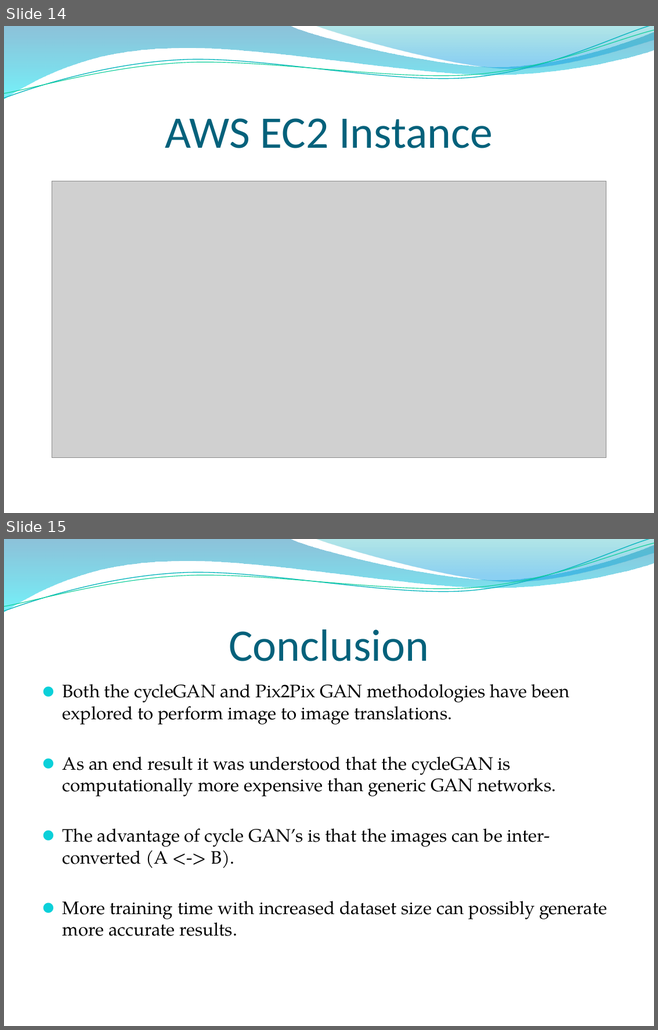
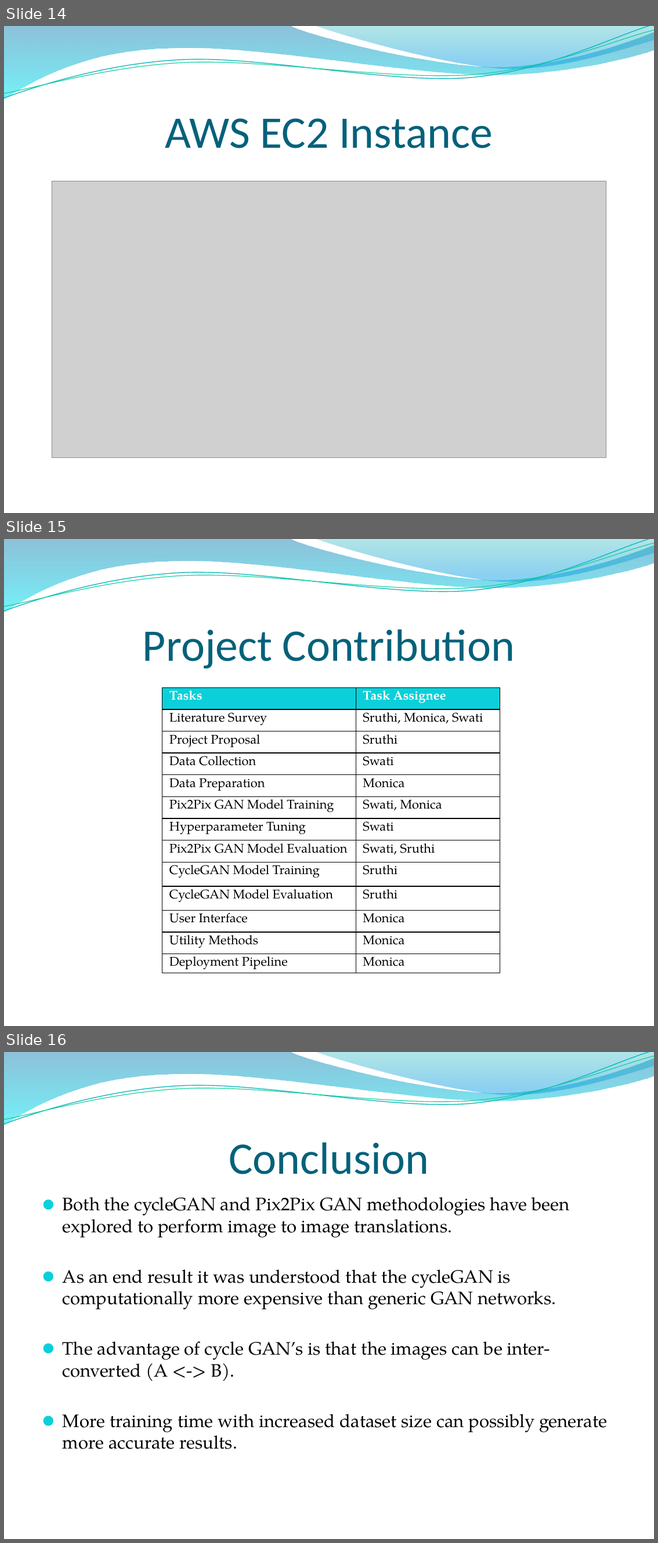
Before and after one commit to monicasjsu/Emerging-Software-Technologies-Project, a slide deck: Image to Image translation using Generative Adversarial Networks.pptx. Shown one above the other, each under a label of ours: slides 14 and 15 before the commit, slides 14, 15 and 16 after it. The pictures are 658x1030 and 658x1543 pixels, drawn with LibreOffice and Linux fonts; fonts in the diff are those of the drawing; grey boxes stand for pictures; background and template pictures are left out. Boxes give left, top, right and bottom in pixels: in the first picture for what was removed or moved away, otherwise in the second. Text is boxed around its words. In the diff, an @@ line names an element or a change of style, - is before the commit and + after.

Commit message:
Project PowerPoint Presentation

```diff
--- a/Image to Image translation using Generative Adversarial Networks.pptx
+++ b/Image to Image translation using Generative Adversarial Networks.pptx
@@ slide 15 added at [4, 539, 654, 1026], background picture (left out); not listed: 4 template elements that a slide beside it also shows @@
@@ title added at [143, 629, 514, 669], 50 pt, text #04617B @@
+Project Contribution
@@ table added at [162, 687, 500, 976], 13 rows, 2 columns @@
+Tasks | Task Assignee
+Literature Survey | Sruthi, Monica, Swati
+Project Proposal | Sruthi
+Data Collection | Swati
+Data Preparation | Monica
+Pix2Pix GAN Model Training | Swati, Monica
+Hyperparameter Tuning | Swati
+Pix2Pix GAN Model Evaluation | Swati, Sruthi
+CycleGAN Model Training | Sruthi
+CycleGAN Model Evaluation | Sruthi
+User Interface | Monica
+Utility Methods | Monica
+Deployment Pipeline | Monica
@@ what was slide 15 is now slide 16 @@
```
Also in this commit, not shown: 1 slide changed, 1 other slide added.
